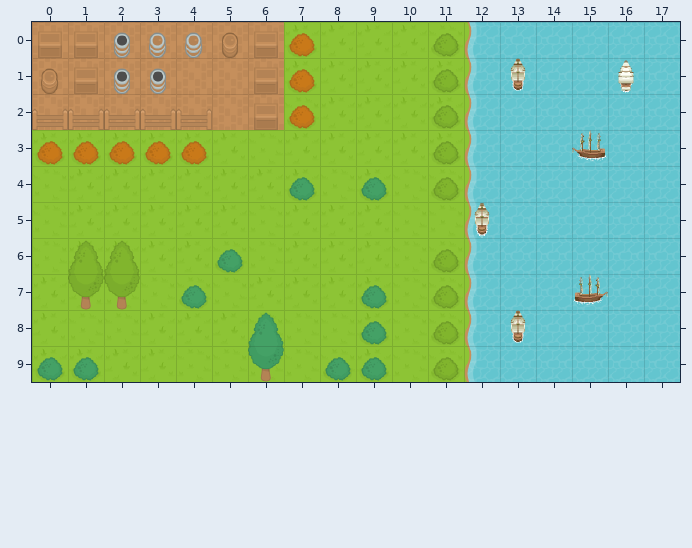
Tiled map: appserver/app/assets/images/tilemaps-src/level3.tmx. The picture above was drawn from the file before the commit.
Cells are 64x64 px. Shown: x 0..17, y 0..9.
New version:
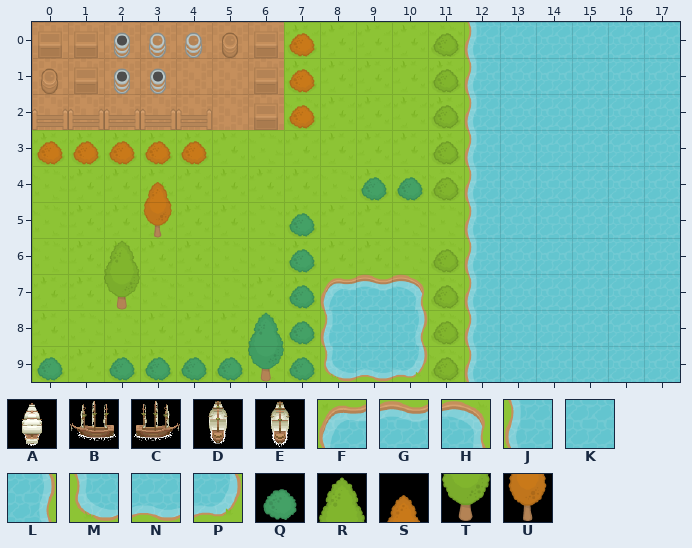
Key: from "Boat": A 2, B 6, C 10, D 14, E 15; from "RPGpack_sheet": F 10, G 11, H 12, J 30, K 31, L 32, M 50, N 51, P 52, Q 184, R 200, S 203, T 220, U 223.
_ is an empty cell.
From old to new:
Layer "Vendor Floor":
y 7: x 8..10 ___ -> FGH
y 8: x 8..10 ___ -> JKL
y 9: x 8..10 ___ -> MNP
Layer "BOATS" (removed):
y 1: x 13 D -> _; x 16 A -> _
y 3: x 15 B -> _
y 7: x 15 C -> _
y 8: x 13 D -> _
Layer "Trees":
y 4: x 3 _ -> S; x 7 Q -> _; x 10 _ -> Q
y 5: x 3 _ -> U; x 7 _ -> Q
y 6: x 1 R -> _; x 5 Q -> _; x 7 _ -> Q
y 7: x 1 T -> _; x 4 Q -> _; x 7 _ -> Q; x 9 Q -> _
y 8: x 7 _ -> Q; x 9 Q -> _
y 9: x 1..5 Q____ -> _QQQQ; x 7..9 _QQ -> Q__
Layer "Boat Portal" (removed):
y 5: x 12 E -> _
